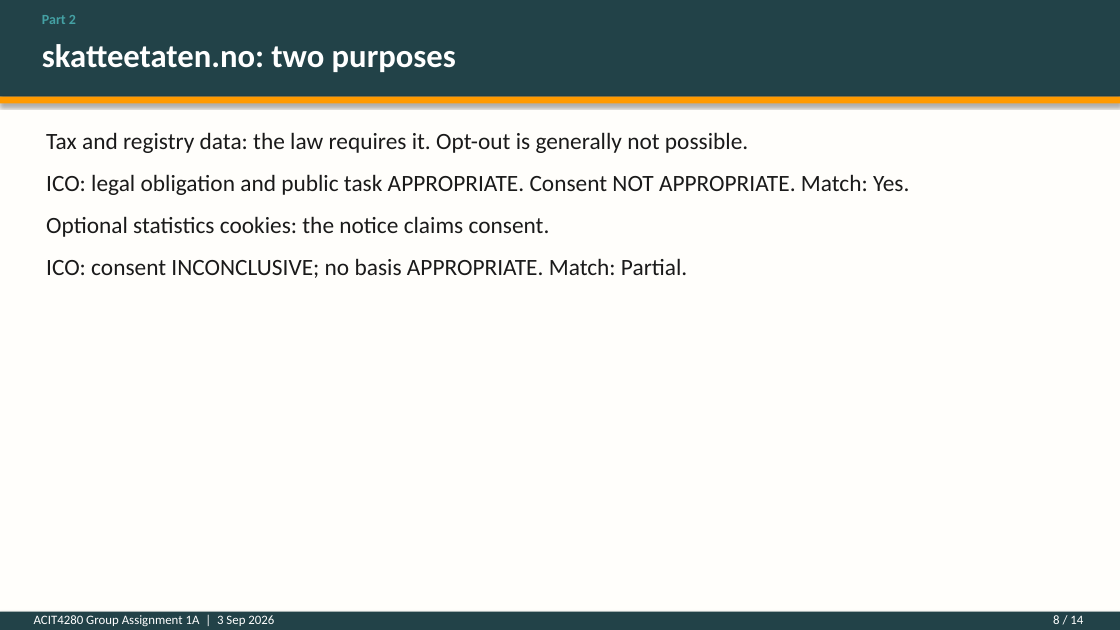
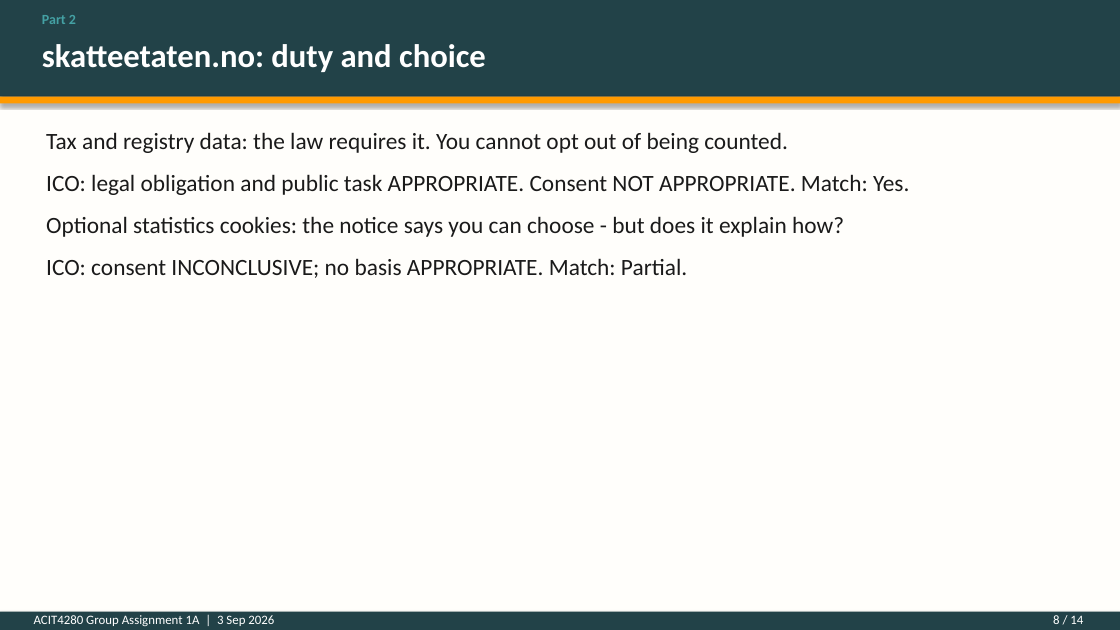
Before and after one commit to kasa031/Bacheloroppgave, a slide deck: slide 8 of ACIT4280_1A_presentation.pptx. Drawn at 1120x630 pixels with LibreOffice and Linux fonts; fonts in the diff are those of the drawing. Boxes give left, top, right and bottom in pixels: in the first picture for what was removed or moved away, otherwise in the second. Text is boxed around its words. In the diff, an @@ line names an element or a change of style, - is before the commit and + after.

```diff
--- a/ACIT4280_1A_presentation.pptx
+++ b/ACIT4280_1A_presentation.pptx
@@ text at bbox=[42, 44, 486, 72]: text changed @@
-skatteetaten.no: two purposes
+skatteetaten.no: duty and choice
@@ text at bbox=[46, 132, 788, 153]: text changed @@
-Tax and registry data: the law requires it. Opt-out is generally not possible.
+Tax and registry data: the law requires it. You cannot opt out of being counted.
@@ text at bbox=[46, 216, 844, 237]: text changed @@
-Optional statistics cookies: the notice claims consent.
+Optional statistics cookies: the notice says you can choose - but does it explain how?
```
Also in this commit, not shown: 12 other slides changed, 4 other files.
